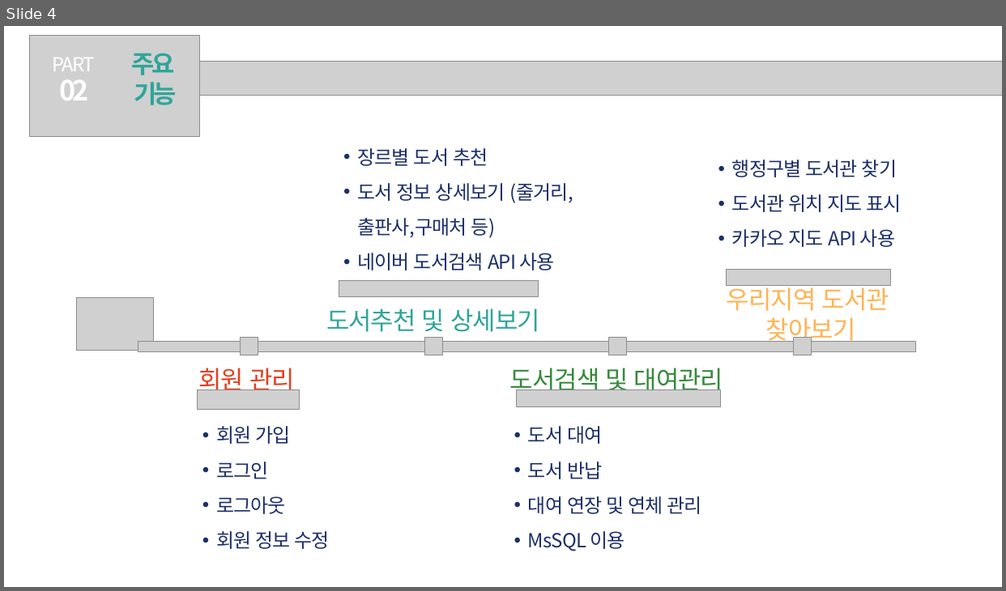
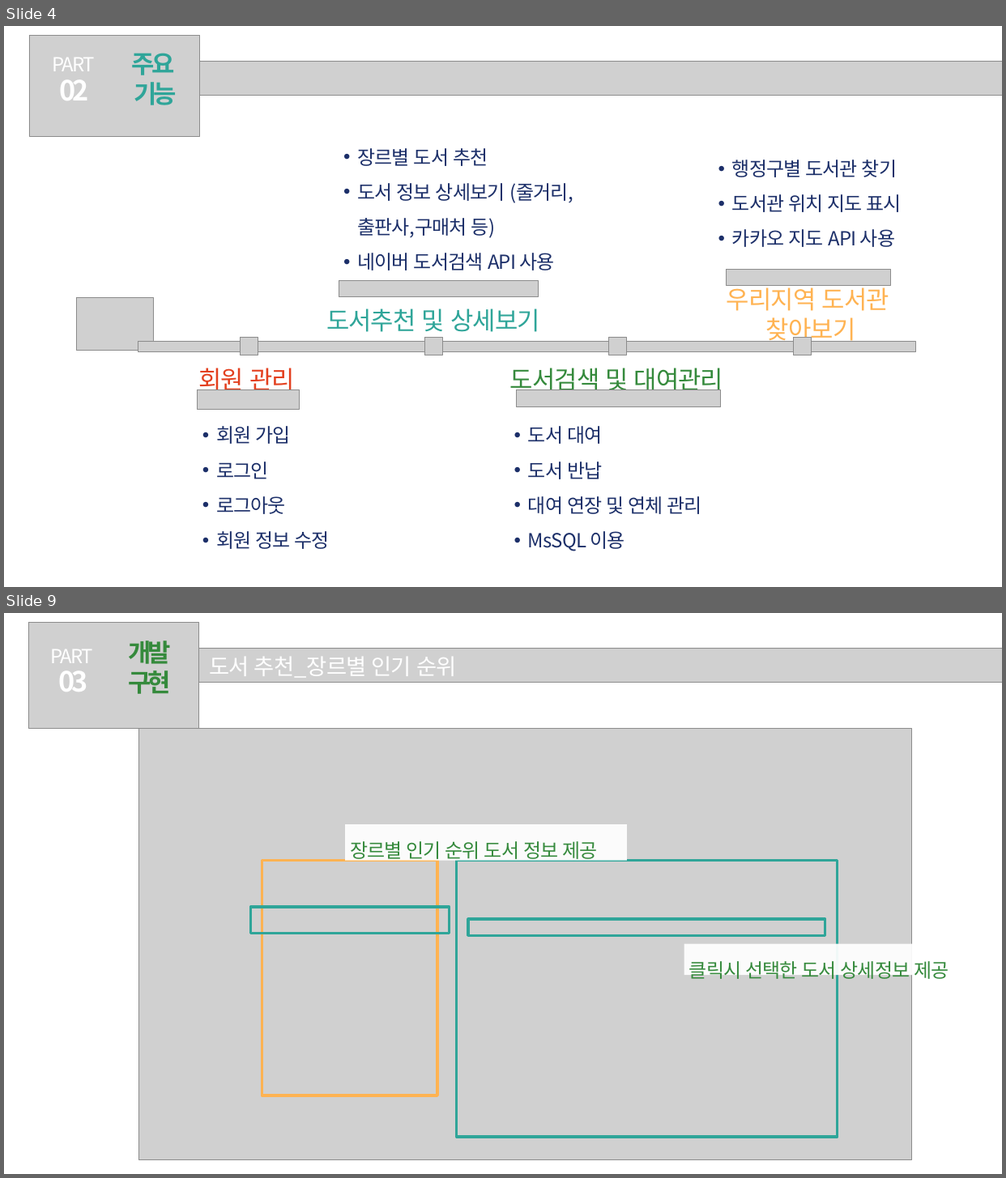
Before and after one commit to hanYijin/portfolio_2021, a slide deck: 공공도서관.pptx. Shown one above the other, each under a label of ours: slide 4 before the commit, slides 4 and 9 after it; the slides between them are not shown. The pictures are 1006x591 and 1006x1178 pixels, drawn with LibreOffice and Linux fonts; fonts in the diff are those of the drawing; grey boxes stand for pictures. Boxes give left, top, right and bottom in pixels: in the first picture for what was removed or moved away, otherwise in the second. Text is boxed around its words. In the diff, an @@ line names an element or a change of style, - is before the commit and + after.

```diff
--- a/공공도서관.pptx
+++ b/공공도서관.pptx
@@ slide 9 added at <box>4,613,1002,1174</box>, background #FFFFFF @@
@@ picture added at <box>62,648,1002,682</box> @@
@@ group added at <box>29,622,198,728</box>: 3 texts, 1 picture @@
+PART
+03
+개발
+구현
@@ text added at <box>209,657,457,676</box>, 32 pt, text #FFFFFF @@
+도서 추천_장르별 인기 순위
@@ picture added at <box>138,728,911,1160</box> @@
@@ rectangle added at <box>345,824,627,861</box>, fill #FFFFFF at 93% opacity, 28 pt, text #358A3C @@
+장르별 인기 순위 도서 정보 제공
@@ rectangle added at <box>262,861,437,1096</box>, outline #FFB352 4 pt @@
@@ rectangle added at <box>457,861,837,1137</box>, outline #2FA599 4 pt @@
@@ rectangle added at <box>250,907,449,934</box>, outline #2FA599 4 pt @@
@@ rectangle added at <box>468,919,825,936</box>, outline #2FA599 4 pt @@
@@ rectangle added at <box>684,943,966,975</box>, fill #FFFFFF at 93% opacity, 28 pt, text #358A3C @@
+클릭시 선택한 도서 상세정보 제공
```
Also in this commit, not shown: 2 slides changed, 3 other slides added.
